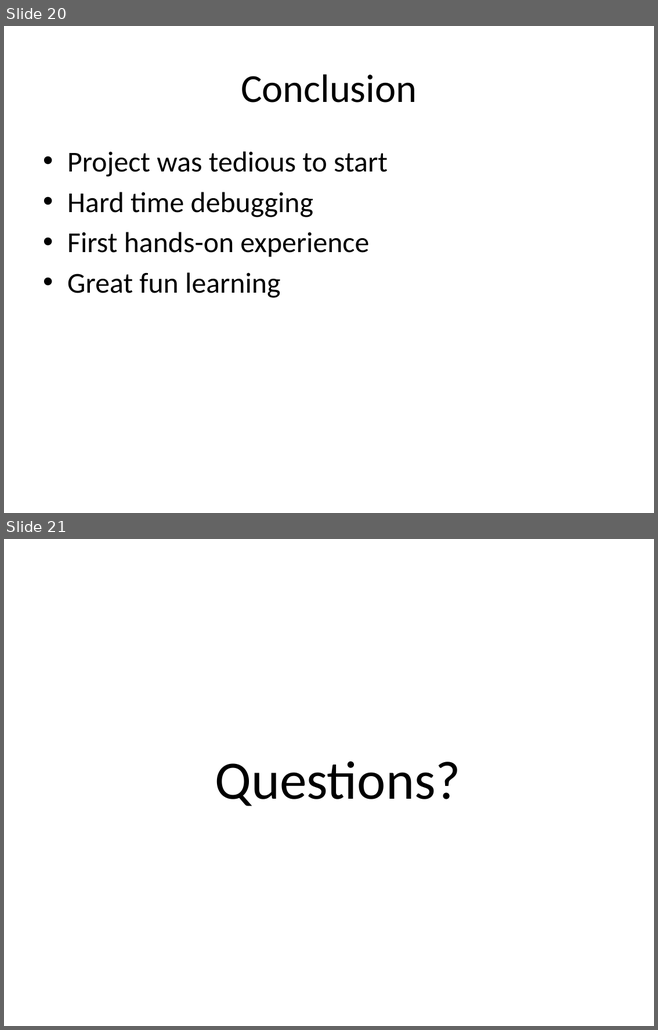
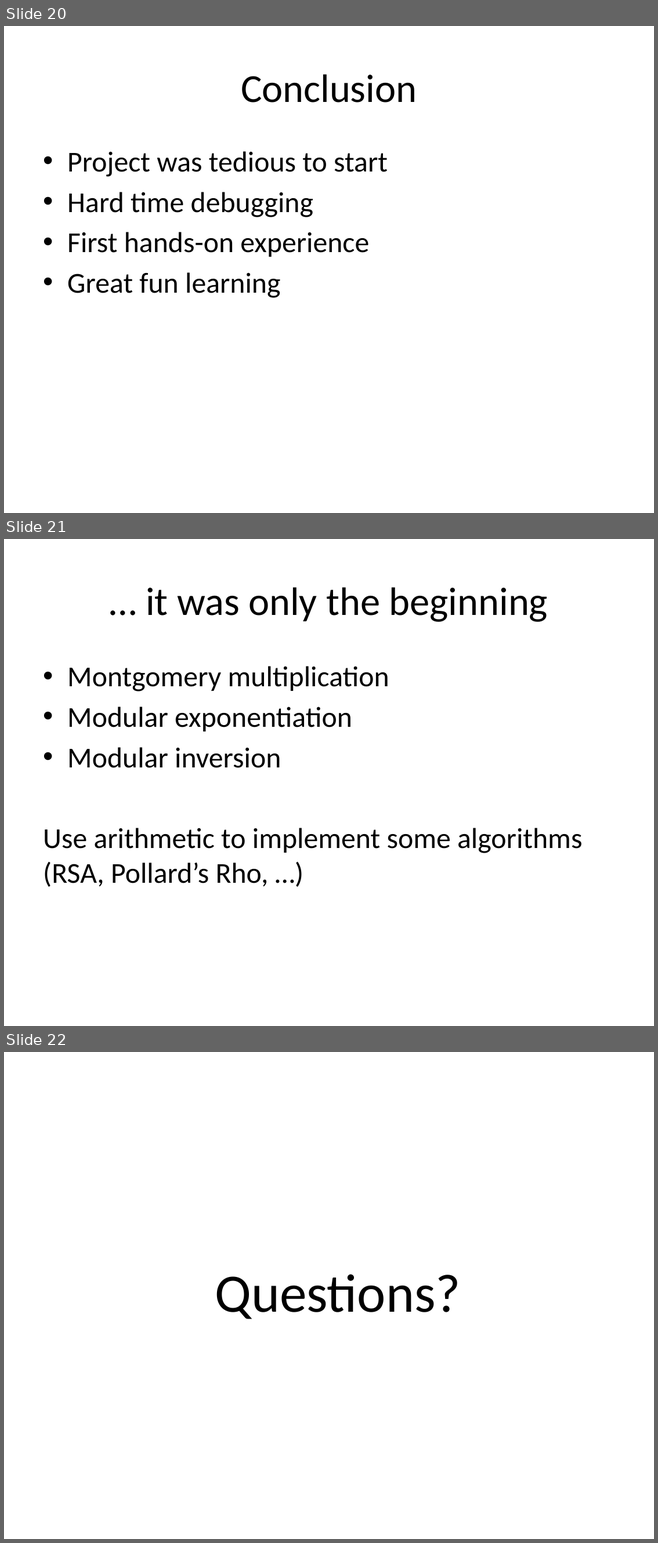
Before and after one commit to sahandKashani/CUDA-multiprecision-arithmetic-code-generator, a slide deck: report/Presentation.pptx. Shown one above the other, each under a label of ours: slides 20 and 21 before the commit, slides 20, 21 and 22 after it. The pictures are 658x1030 and 658x1543 pixels, drawn with LibreOffice and Linux fonts; fonts in the diff are those of the drawing. Boxes give left, top, right and bottom in pixels: in the first picture for what was removed or moved away, otherwise in the second. Text is boxed around its words. In the diff, an @@ line names an element or a change of style, - is before the commit and + after.

```diff
--- a/report/Presentation.pptx
+++ b/report/Presentation.pptx
@@ slide 21 added at bbox=[4, 539, 654, 1026], background #FFFFFF @@
@@ title added at bbox=[146, 587, 547, 622], 44 pt, text #000000 @@
+… it was only the beginning
@@ text added at bbox=[43, 666, 582, 887], 32 pt, text #000000 @@
+• Montgomery multiplication
+• Modular exponentiation
+• Modular inversion
+Use arithmetic to implement some algorithms (RSA, Pollard’s Rho, …)
@@ what was slide 21 is now slide 22 @@
```
Also in this commit, not shown: 3 slides changed, 7 other files.
